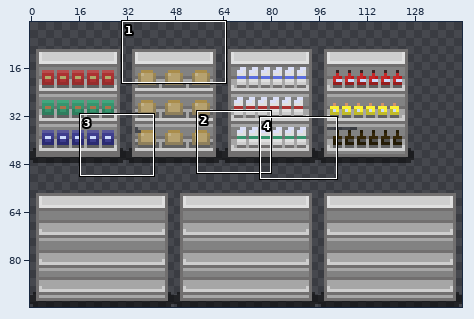
Sprite sheet -- Assets/Sprites/Shop/shelving.png. Above: a wide view before the commit, with the close-up outlined.
Close-up. As it was:
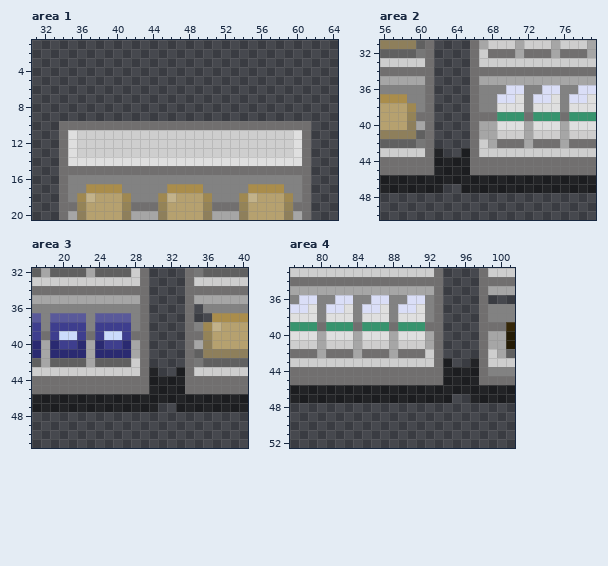
The file is 144x96 pixels. Colours within 5 levels of each other are drawn and written as one. Shown: area 1: x 31..64, y 1..20; area 2: x 56..79, y 31..50; area 3: x 17..40, y 32..51; area 4: x 77..101, y 33..52. The wide view leaves out empty margins. The commit also changed other parts of the picture, which this record leaves out.
After the commit:
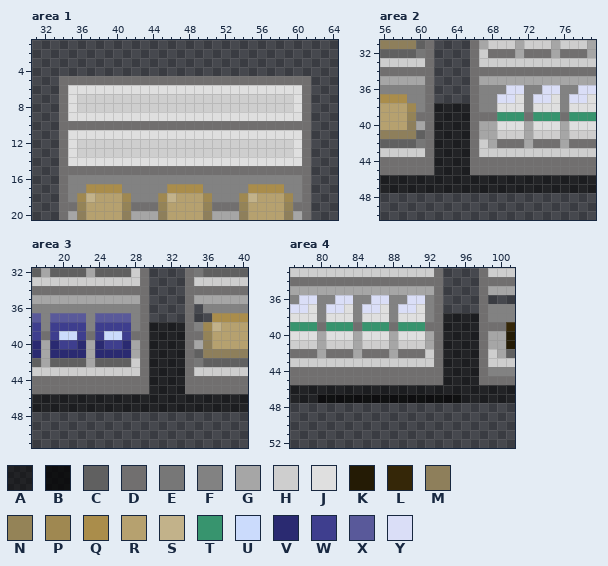
Palette (. is transparent): A #00000083  B #000000c3  C #606060  D #716f6f  E #777777  F #828282  G #a6a6a6  H #cecece  J #dfdfdf  K #241b05  L #352708  M #8e7f5b  N #948357  P #9f8851  Q #aa8d4b  R #b6a16f  S #c2b28a  T #37946e  U #cbdbfc  V #2a2a71  W #3e3e8e  X #59599a  Y #dadef7
From old to new:
Area 1:
Colour D now appears in row 5 at x 34 to 61; in rows 6 to 9 at x 34 and 61.
Colour H now appears in rows 7 to 8 at x 36 to 59.
Colour J now appears in row 6 at x 35 to 60; in rows 7 to 8 at x 35 and 60; in row 9 at x 35 to 60.
The author changed colour H to colour J in row 11 at x 36 to 59.
Area 2:
Colour A now appears in rows 38 to 42 at x 62 to 65; in row 43 at x 63 to 64; in row 47 at x 63 to 64.
Area 3:
Colour A now appears in rows 38 to 42 at x 30 to 33; in row 43 at x 31 to 32; in row 47 at x 31 to 32.
Area 4:
Colour A now appears in rows 38 to 42 at x 94 to 97; in row 43 at x 95 to 96; in row 47 at x 96.
Colour B now appears in row 47 at x 95.
The author changed colour A to colour B in row 47 at x 80 to 94.
